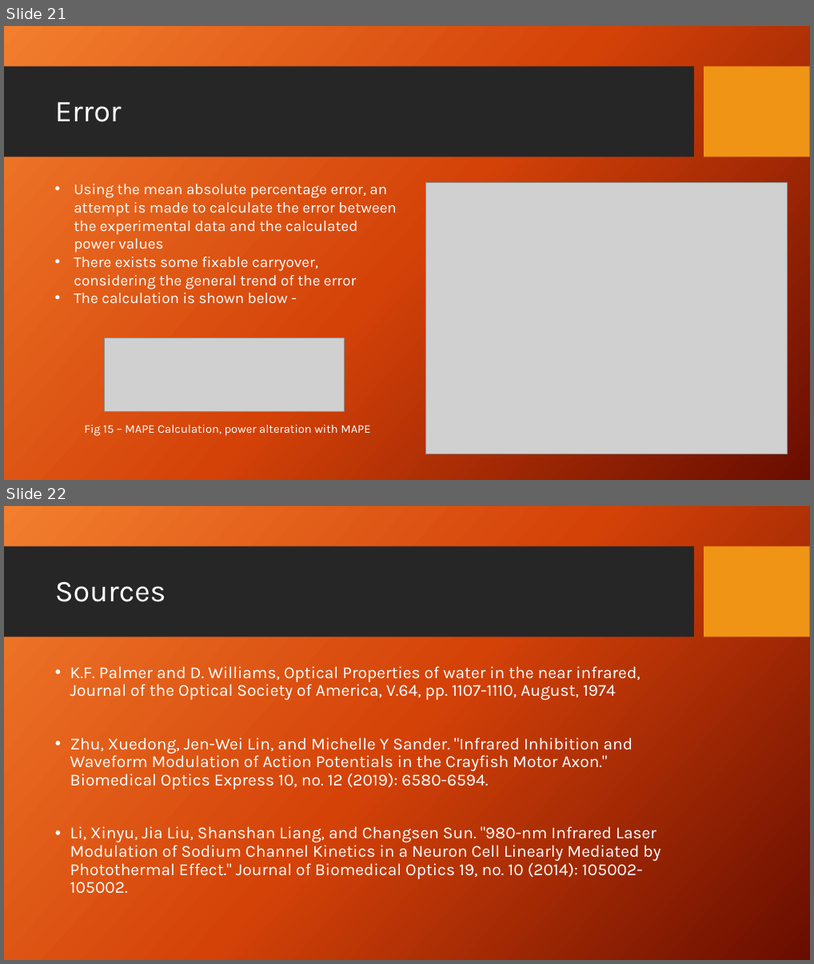
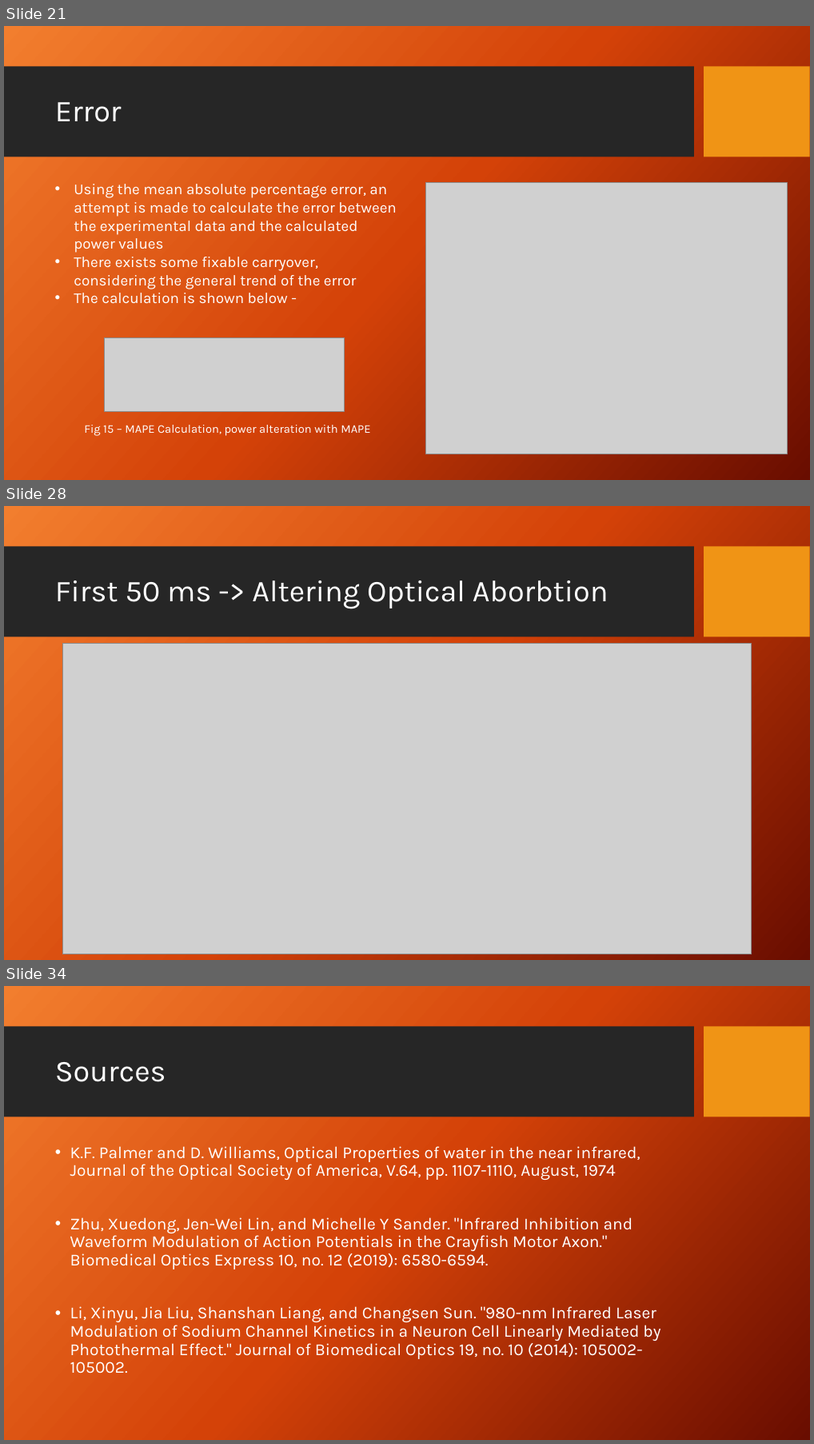
Before and after one commit to dbhatia00/NeuronSimulation, a slide deck: Presentations/Fall Updates/FallUpdate3.pptx. Shown one above the other, each under a label of ours: slides 21 and 22 before the commit, slides 21, 28 and 34 after it; the slides between them are not shown. The pictures are 814x964 and 814x1444 pixels, drawn with LibreOffice and Linux fonts; fonts in the diff are those of the drawing; grey boxes stand for pictures; background and template pictures are left out. Boxes give left, top, right and bottom in pixels: in the first picture for what was removed or moved away, otherwise in the second. Text is boxed around its words. In the diff, an @@ line names an element or a change of style, - is before the commit and + after.

```diff
--- a/Presentations/Fall Updates/FallUpdate3.pptx
+++ b/Presentations/Fall Updates/FallUpdate3.pptx
@@ slide 28 added at (4,506,810,960), background picture (left out); not listed: 2 template elements that a slide beside it also shows @@
@@ title added at (55,580,609,608), 36 pt, text #FFFFFF @@
+First 50 ms -> Altering Optical Aborbtion
@@ picture added at (62,644,752,954) @@
@@ what was slide 22 is now slide 34 @@
```
Also in this commit, not shown: 1 slide changed, 12 other slides added, 1 other file.
